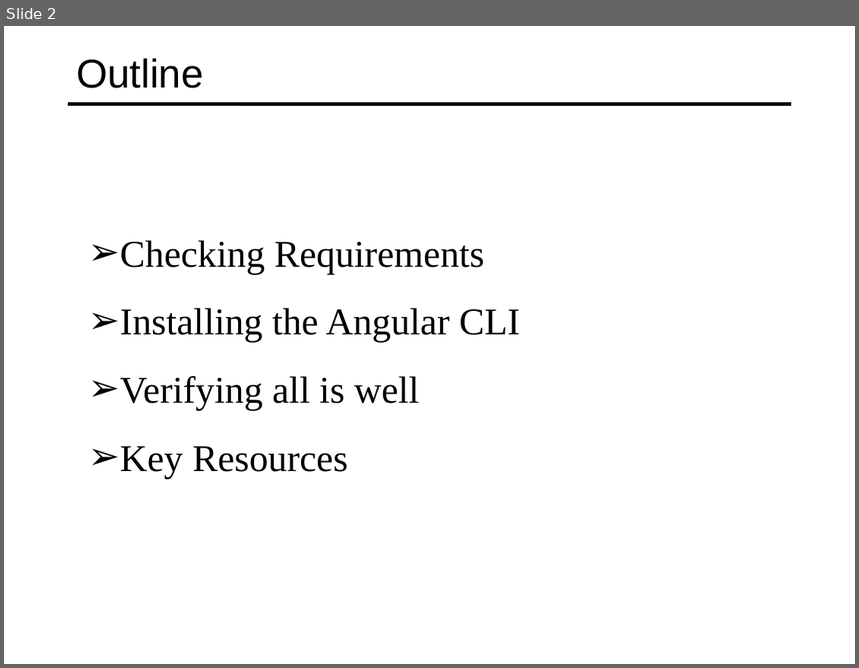
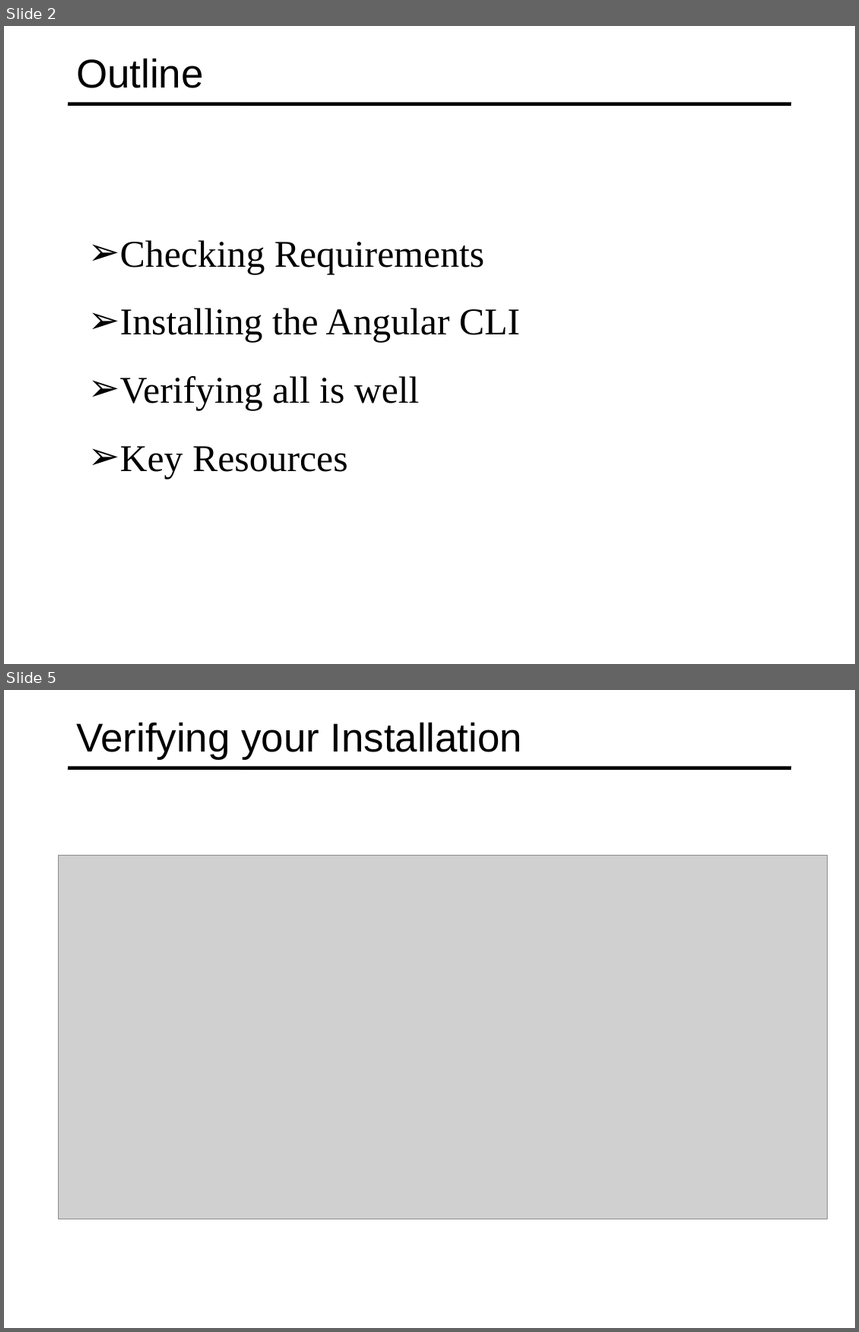
Before and after one commit to specter01wj/Jago_Link_Training, a slide deck: Angular/Angular7/Angular CLI/2.Angular CLI Setup and Verification/L2_Angular CLI Setup and Verification.ppt. Shown one above the other, each under a label of ours: slide 2 before the commit, slides 2 and 5 after it; the slides between them are not shown. The pictures are 859x668 and 859x1332 pixels, drawn with LibreOffice and Linux fonts; fonts in the diff are those of the drawing; grey boxes stand for pictures. Boxes give left, top, right and bottom in pixels: in the first picture for what was removed or moved away, otherwise in the second. Text is boxed around its words. In the diff, an @@ line names an element or a change of style, - is before the commit and + after.

```diff
--- a/Angular/Angular7/Angular CLI/2.Angular CLI Setup and Verification/L2_Angular CLI Setup and Verification.ppt
+++ b/Angular/Angular7/Angular CLI/2.Angular CLI Setup and Verification/L2_Angular CLI Setup and Verification.ppt
@@ slide 5 added at (4,690,855,1328), background #FFFFFF; not listed: 1 template element that a slide beside it also shows @@
@@ title added at (76,722,522,760), 34 pt, text #000000 @@
+Verifying your Installation
@@ picture added at (59,855,828,1220) @@
```
Also in this commit, not shown: 1 slide changed, 2 other slides added, 6 slides removed, 4 other files.
